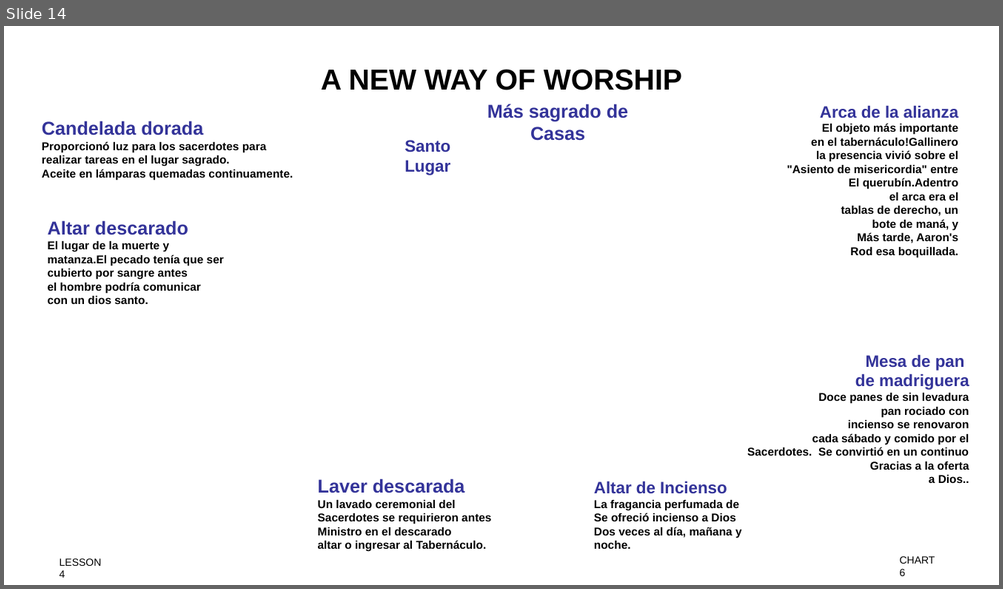
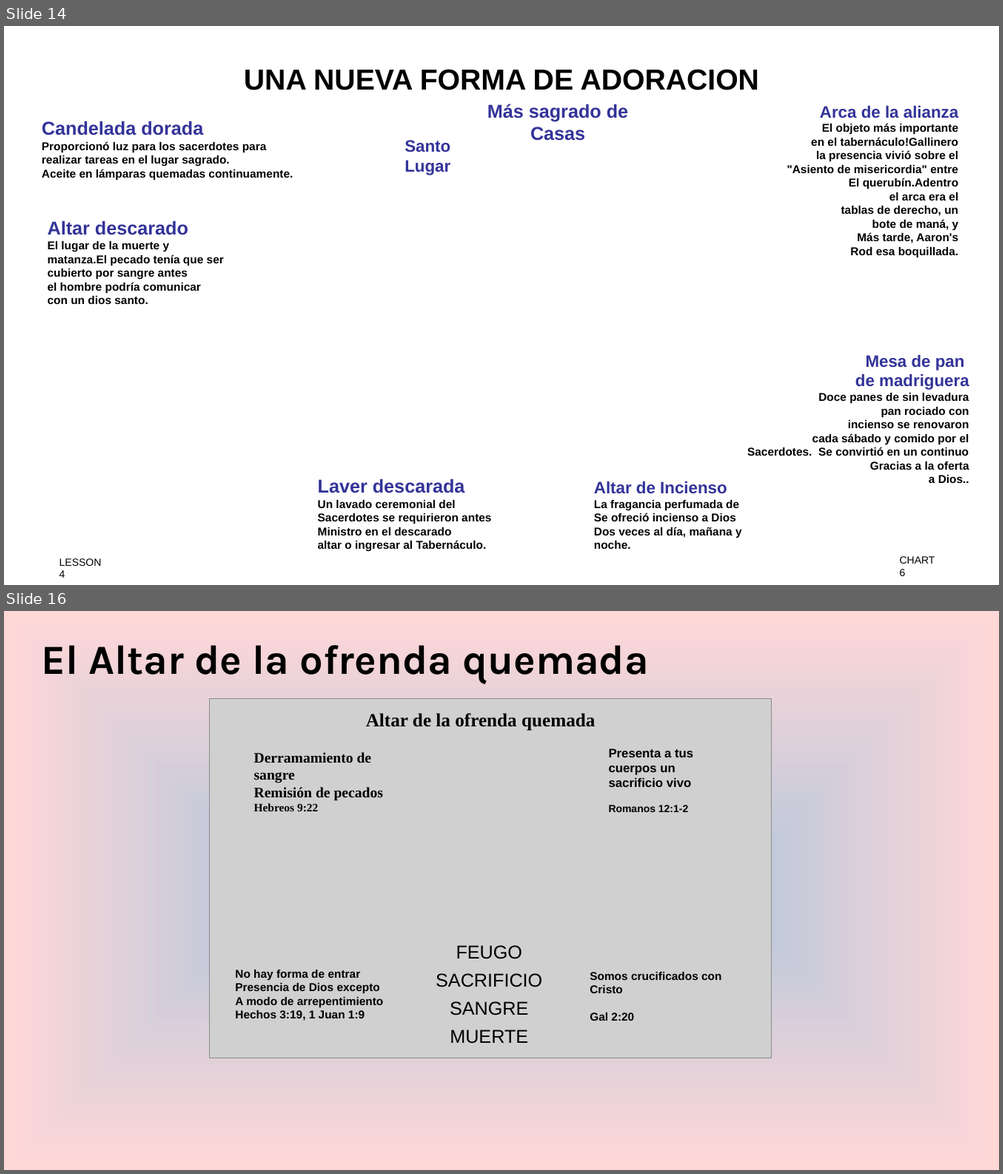
Before and after one commit to praxeastech/sanpedrosula, a slide deck: assets/docs/EltabernáculodeMoisés.odp. Shown one above the other, each under a label of ours: slide 14 before the commit, slides 14 and 16 after it; the slides between them are not shown. The pictures are 1003x589 and 1003x1174 pixels, drawn with LibreOffice and Linux fonts; fonts in the diff are those of the drawing; grey boxes stand for pictures; background and template pictures are left out. Boxes give left, top, right and bottom in pixels: in the first picture for what was removed or moved away, otherwise in the second. Text is boxed around its words. In the diff, an @@ line names an element or a change of style, - is before the commit and + after.

```diff
--- a/assets/docs/EltabernáculodeMoisés.odp
+++ b/assets/docs/EltabernáculodeMoisés.odp
@@ slide 16 added at <box>4,611,999,1170</box>, background gradient #B4C7DC to #FFD7D7 @@
@@ title added at <box>41,645,649,684</box>, 40 pt, text #000000, bold @@
+El Altar de la ofrenda quemada
@@ picture added at <box>209,699,771,1059</box> @@
@@ text added at <box>366,713,595,731</box>, 18 pt, text #000000, bold @@
+Altar de la ofrenda quemada
@@ text added at <box>254,752,384,812</box>, 14 pt, text #000000, bold @@
+Derramamiento de sangre
+Remisión de pecados Hebreos 9:22
@@ text added at <box>609,749,693,812</box>, 12 pt, text #000000, bold @@
+Presenta a tus cuerpos un sacrificio vivo
+Romanos 12:1-2
@@ text added at <box>456,945,523,960</box>, 18 pt, text #000000 @@
+FEUGO
@@ text added at <box>235,970,384,1021</box>, 11 pt, text #000000, bold @@
+No hay forma de entrar
+Presencia de Dios excepto
+A modo de arrepentimiento
+Hechos 3:19, 1 Juan 1:9
@@ text added at <box>435,974,542,988</box>, 18 pt, text #000000 @@
+SACRIFICIO
@@ text added at <box>589,972,721,1021</box>, 11 pt, text #000000, bold @@
+Somos crucificados con Cristo
+Gal 2:20
@@ text added at <box>449,1002,528,1016</box>, 18 pt, text #000000 @@
+SANGRE
@@ text added at <box>449,1030,528,1044</box>, 18 pt, text #000000 @@
+MUERTE
@@ slide 14 changed as well @@
@@ text at <box>244,69,760,90</box>: text changed @@
-A NEW WAY OF WORSHIP
+UNA NUEVA FORMA DE ADORACION
```
Also in this commit, not shown: 2 other slides changed, 5 other slides added, 1 other file.
